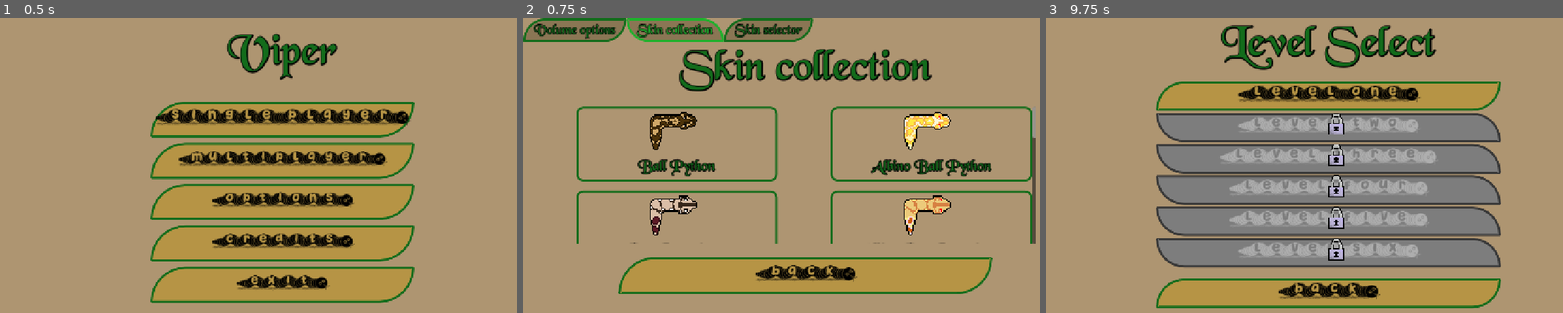
Above: before the commit, frames 1-3 (left to right).
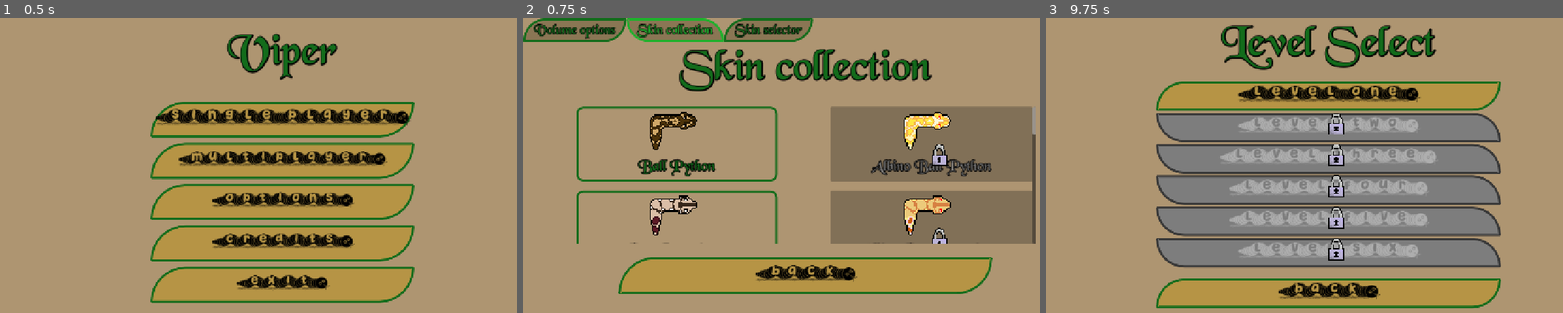
Above: after the commit, the same moments.

Repository: B-nce/Snake
Game: Godot game, scene res://scenes/main_menu_scene/main_menu.tscn
Same seed, same stepped clock (60 frames per second), same inputs: the game is played once before the commit and once after it.
Inputs (mouse positions are in pixels of both pictures, inside the frame that each line leads up to):
- Up to frame 1 (0.5 s): no input
- Up to frame 2 (0.75 s): click "(Options)" at 0.5 s
- Up to frame 3 (9.75 s): click "Ball Python" at 1.25 s; click "Boa Constrictor" at 2 s; click "Burmese Python" at 2.75 s; click "Ball Python" at 3.5 s; click "Boa Constrictor" at 4.25 s; click "Burmese Python" at 5 s; click "Ball Python" at 5.75 s; click "Boa Constrictor" at 6.5 s; click "Burmese Python" at 7.25 s; click (1454, 144) at 8 s, where only the run before the commit has a clickable "Albino Ball Python"; click "(back)" at 8.75 s; click "(Single Player)" at 9.5 s

Frame 1 is identical in both runs. In frame 2, 16% of the frame differs, in the area x 59-100%, y 29-77%; in frame 3, nothing differs.

Commit message:
skin lock part

Diff:
--- a/snake/constants.gd
+++ b/snake/constants.gd
@@ -50,3 +50,5 @@
 const ALBINO_RETICULATED_PYTHON_PREREQUISITE: int = 100
 const YOUNG_TREE_BOA_PREREQUISITE: int = 130
 const RATTLE_SNAKE_PREREQUISITE: int = 100
+const SKIN_REQUIREMENTS = [40, 60, 50, 80, 70, 80, 100, 130, 100]
+const SKIN_LEVELS = [DATA_LVL_1, DATA_LVL_1, DATA_LVL_2, DATA_LVL_2, DATA_LVL_3, DATA_LVL_4, DATA_LVL_4, DATA_LVL_5, DATA_LVL_6]
--- a/snake/scenes/options_scene/options.gd
+++ b/snake/scenes/options_scene/options.gd
@@ -8,8 +8,10 @@
 func _ready() -> void:
 	%VolumeSlider.set_value_no_signal(AudioServer.get_bus_volume_db(0)/volume_offset)
 	%MuteBox.set_pressed_no_signal(AudioServer.is_bus_mute(0))
+	set_skin_disablity()
 	build_list()
 	load_skins()
+
 
 func _on_h_slider_value_changed(value: float) -> void:
 	AudioServer.set_bus_volume_db(0,value*volume_offset)
@@ -27,97 +29,6 @@
 			DisplayServer.window_set_size(Vector2i(1600,900))
 		2:
 			DisplayServer.window_set_size(Vector2i(1280,720))
-
-
-#func set_albino_ball_python_disability() -> void:
-	#if Global.get_high_score(Constants.DATA_LVL_1) >= Constants.ALBINO_BALL_PYTHON_PREREQUISITE:
-		#%AlbinoBallPythonPanel.set_button_disability(false)
-		#%AlbinoBallPythonPanel.tooltip_text = ""
-		#%AlbinoBallPythonLock.visible = false
-	#else:
-		#%AlbinoBallPythonPanel.set_button_disability(true)
-		#%AlbinoBallPythonPanel.tooltip_text = "To unlock get a high score of at least 40 on level 1."
-		#%AlbinoBallPythonLock.visible = true
-#
-#
-#func set_albino_boa_disability() -> void:
-	#if Global.get_high_score(Constants.DATA_LVL_1) >= Constants.ALBINO_BOA_PREREQUISITE:
-		#%AlbinoBoaPanel.set_button_disability(false)
-		#%AlbinoBoaPanel.tooltip_text = ""
-		#%AlbinoBoaLock.visible = false
-	#else:
-		#%AlbinoBoaPanel.set_button_disability(true)
-		#%AlbinoBoaPanel.tooltip_text = "To unlock get a high score of at least 60 on level 1."
-		#%AlbinoBoaLock.visible = true
-#
-#
-#func set_albino_burmese_python_disability() -> void:
-	#if Global.get_high_score(Constants.DATA_LVL_2) >= Constants.ALBINO_BURMESE_PYTHON_PREREQUISITE:
-		#%AlbinoBurmesePythonPanel.set_button_disability(false)
-		#%AlbinoBurmesePythonPanel.tooltip_text = ""
-		#%AlbinoBurmesePythonLock.visible = false
-	#else:
-		#%AlbinoBurmesePythonPanel.set_button_disability(true)
-		#%AlbinoBurmesePythonPanel.tooltip_text = "To unlock get a high score of at least 50 on level 2."
-		#%AlbinoBurmesePythonLock.visible = true
-#
-#
-#func set_albino_corn_snake_disability() -> void:
-	#if Global.get_high_score(Constants.DATA_LVL_2) >= Constants.ALBINO_CORN_SNAKE_PREREQUISITE:
-		#%AlbinoCornSnakePanel.set_button_disability(false)
-		#%AlbinoCornSnakePanel.tooltip_text = ""
-		#%AlbinoCornSnakeLock.visible = false
-	#else:
-		#%AlbinoCornSnakePanel.set_button_disability(true)
-		#%AlbinoCornSnakePanel.tooltip_text = "To unlock get a high score of at least 80 on level 2."
-		#%AlbinoCornSnakeLock.visible = true
-#
-#
-#func set_albino_anaconda_disability() -> void:
-	#if Global.get_high_score(Constants.DATA_LVL_3) >= Constants.ALBINO_ANACONDA_PREREQUISITE:
-		#%AlbinoAnacondaPanel.set_button_disability(false)
-		#%AlbinoAnacondaPanel.tooltip_text = ""
-		#%AlbinoAnacondaLock.visible = false
-	#else:
-		#%AlbinoAnacondaPanel.set_button_disability(true)
-		#%AlbinoAnacondaPanel.tooltip_text = "To unlock get a high score of at least 70 on level 3."
-		#%AlbinoAnacondaLock.visible = true
-#
-#
-#func set_albino_king_snake_disability() -> void:
-	#if Global.get_high_score(Constants.DATA_LVL_4) >= Constants.ALBINO_CORN_SNAKE_PREREQUISITE:
-		#%AlbinoKingSnakePanel.set_button_disability(false)
-		#%AlbinoKingSnakePanel.tooltip_text = ""
-		#%AlbinoKingSnakeLock.visible = false
-	#else:
-		#%AlbinoKingSnakePanel.set_button_disability(true)
-		#%AlbinoKingSnakePanel.tooltip_text = "To unlock get a high score of at least 80 on level 4."
-		#%AlbinoKingSnakeLock.visible = true
-#
-#
-#func set_albino_reticulated_python_disability() -> void:
-	#if Global.get_high_score(Constants.DATA_LVL_4) >= Constants.ALBINO_RETICULATED_PYTHON_PREREQUISITE:
-		#%AlbinnoReticulatedPythonPanel.set_button_disability(false)
-		#%AlbinnoReticulatedPythonPanel.tooltip_text = ""
-		#%AlbinoReticulatedPythonLock.visible = false
-	#else:
-		#%AlbinnoReticulatedPythonPanel.set_button_disability(true)
-		#%AlbinnoReticulatedPythonPanel.tooltip_text = "To unlock get a high score of at least 100 on level 4."
-		#%AlbinoReticulatedPythonLock.visible = true
-#
-#
-#func set_yound_tree_boa_disability() -> void:
-	#if Global.get_high_score(Constants.DATA_LVL_5) >= Constants.YOUNG_TREE_BOA_PREREQUISITE:
-		#%YoungTreeBoaPanel.set_button_disability(false)
-		#%YoungTreeBoaPanel.tooltip_text = ""
-		#%YoungTreeBoaLock.visible = false
-	#else:
-		#%YoungTreeBoaPanel.set_button_disability(true)
-		#%YoungTreeBoaPanel.tooltip_text = "To unlock get a high score of at least 130 on level 5."
-		#%YoungTreeBoaLock.visible = true
-		#%YoungTreeBoaLock.offset.x += %YoungTreeBoaPanel.size.x/2
-		#%YoungTreeBoaLock.offset.y += %YoungTreeBoaPanel.size.y/4
-
 
 
 func _on_back_button_pressed() -> void:
@@ -142,3 +53,22 @@
 	for snake_skin_selector: SnakeSkinSelector in %SnakeSkinSelectorsContainer.get_children():
 		var skin_path = Global.get_selected_skin(snake_skin_selector.player_number)
 		snake_skin_selector.set_index(skin_dictionary.find_key(skin_path))
+
+
+func set_skin_disablity() -> void:
+	var locked_skins = %ContainerColumn2.get_children()
+	locked_skins.append(%ContainerColumn.get_child(-1))
+	var lock_texture = load("res://assets/sprites/lock.png")
+	for i in range(0,locked_skins.size()):
+		if Constants.SKIN_REQUIREMENTS[i] <= Global.get_high_score(Constants.SKIN_LEVELS[i]):
+			locked_skins[i].tooltip_text = ""
+		else:
+			var texture_rect: TextureRect = TextureRect.new()
+			texture_rect.texture = lock_texture
+			locked_skins[i].add_child(texture_rect)
+			texture_rect.set_anchors_preset(Control.PRESET_CENTER, true)
+			texture_rect.scale.x = 2
+			texture_rect.scale.y = 2
+			texture_rect.texture_filter = CanvasItem.TEXTURE_FILTER_NEAREST
+			locked_skins[i].set_button_disability(true)
+			locked_skins[i].tooltip_text = "To unlock get a high score of at least " + str(Constants.SKIN_REQUIREMENTS[i]) + " on level " + str(Constants.SKIN_LEVELS[i].substr(3))
--- a/snake/scenes/options_scene/options.tscn
+++ b/snake/scenes/options_scene/options.tscn
@@ -17,6 +17,7 @@
 [ext_resource type="Texture2D" uid="uid://bmwikfj3b2xs6" path="res://assets/sprites/king_snake.png" id="13_tlsi4"]
 [ext_resource type="Texture2D" uid="uid://cbiu6kef8lxco" path="res://assets/sprites/reticulated_python.png" id="14_cse3v"]
 [ext_resource type="Texture2D" uid="uid://clafsi82juo43" path="res://assets/sprites/emerald_tree_boa.png" id="15_cse3v"]
+[ext_resource type="Texture2D" uid="uid://dwhqoifvst7wl" path="res://assets/sprites/rattlesnake.png" id="15_pc1xl"]
 [ext_resource type="Texture2D" uid="uid://clc8bj60tca8g" path="res://assets/sprites/corn_snake_albino.png" id="15_y8vwf"]
 [ext_resource type="Texture2D" uid="uid://dhjuaqvt4va8q" path="res://assets/sprites/green_anaconda_albino.png" id="19_hg67v"]
 [ext_resource type="Texture2D" uid="uid://70t2mqv8spih" path="res://assets/sprites/king_snake_albino.png" id="20_pc1xl"]
@@ -354,6 +355,12 @@
 snake_skin = ExtResource("15_cse3v")
 skin_path = "res://assets/sprites/emerald_tree_boa.png"
 
+[node name="RattleSnakePanel" parent="TabContainer/Skin collection/ScrollContainer/HorizontalOutsideContainer/ContainerColumn" instance=ExtResource("7_gqgkr")]
+layout_mode = 2
+button_text = "Rattlesnake"
+snake_skin = ExtResource("15_pc1xl")
+skin_path = "res://assets/sprites/emerald_tree_boa.png"
+
 [node name="ContainerColumn2" type="VBoxContainer" parent="TabContainer/Skin collection/ScrollContainer/HorizontalOutsideContainer"]
 unique_name_in_owner = true
 layout_mode = 2
Not shown: 1 places in snake/scenes/options_scene/options.tscn that only renumber resources
